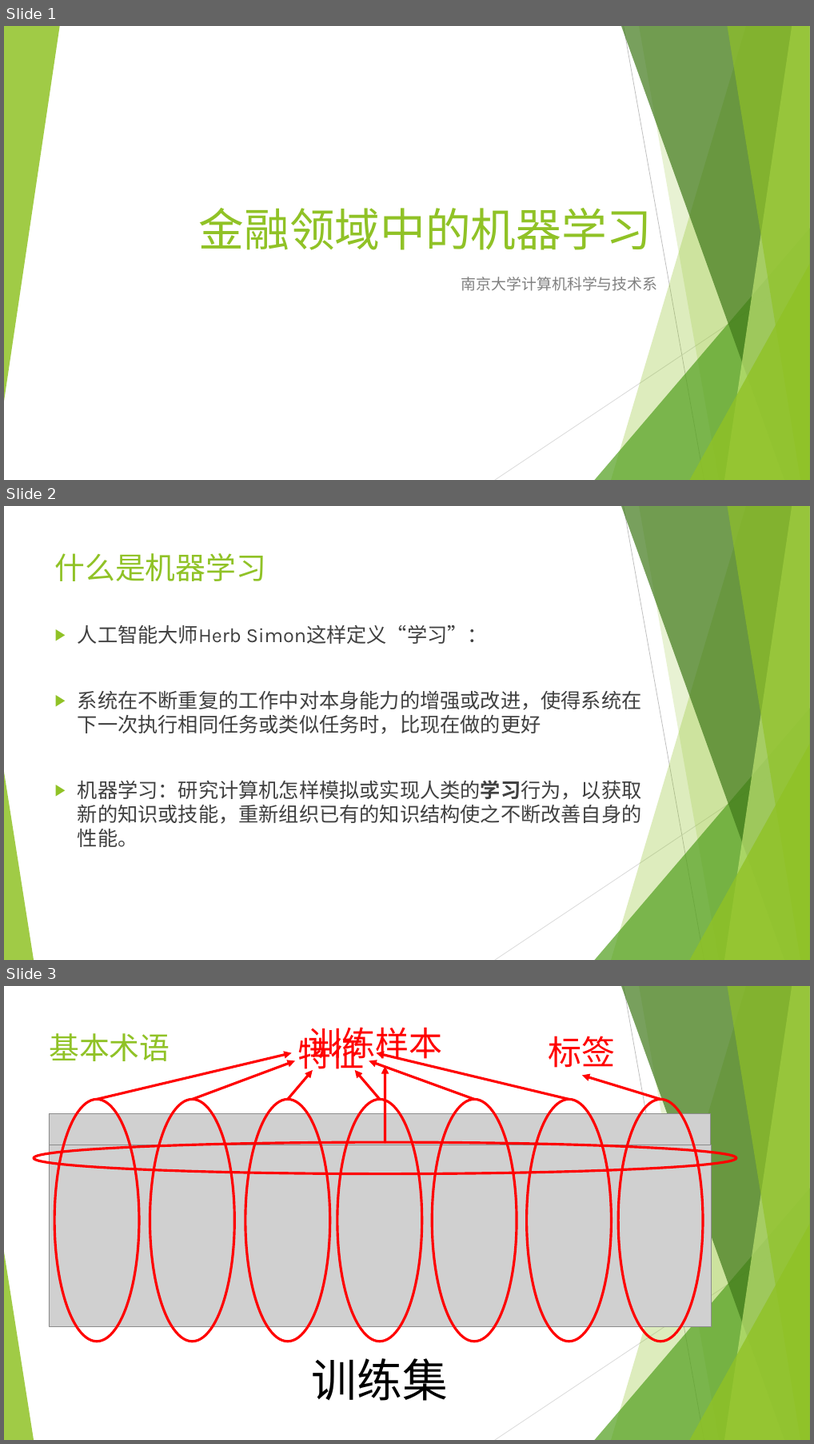
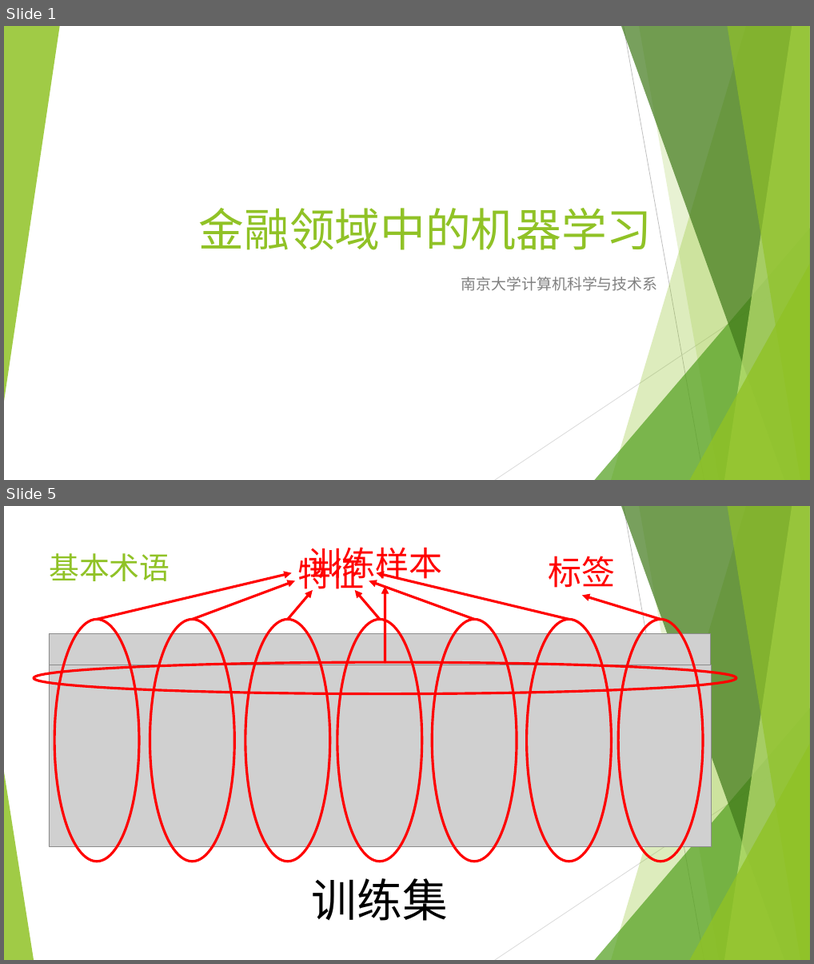
Before and after one commit to icsnju/I2EC, a slide deck: Finance/机器学习在金融行业的应用.pptx. Shown one above the other, each under a label of ours: slides 1, 2 and 3 before the commit, slides 1 and 5 after it; the slides between them are not shown. The pictures are 814x1444 and 814x964 pixels, drawn with LibreOffice and Linux fonts; fonts in the diff are those of the drawing; grey boxes stand for pictures. Boxes give left, top, right and bottom in pixels: in the first picture for what was removed or moved away, otherwise in the second. Text is boxed around its words. In the diff, an @@ line names an element or a change of style, - is before the commit and + after.

```diff
--- a/Finance/机器学习在金融行业的应用.pptx
+++ b/Finance/机器学习在金融行业的应用.pptx
@@ slide 2 removed at (4, 506, 810, 960), background #FFFFFF; not listed: 10 template elements that a slide beside it also shows @@
@@ title removed at (55, 553, 267, 581) @@
-什么是机器学习
@@ text removed at (78, 625, 642, 847) @@
-▶ 人工智能大师Herb Simon这样定义“学习”：
-▶ 系统在不断重复的工作中对本身能力的增强或改进，使得系统在下一次执行相同任务或类似任务时，比现在做的更好
-▶ 机器学习：研究计算机怎样模拟或实现人类的学习行为，以获取新的知识或技能，重新组织已有的知识结构使之不断改善自身的性能。
@@ what was slide 3 is now slide 5 @@
```
Also in this commit, not shown: 3 slides changed, 15 slides added, 8 other slides removed.
